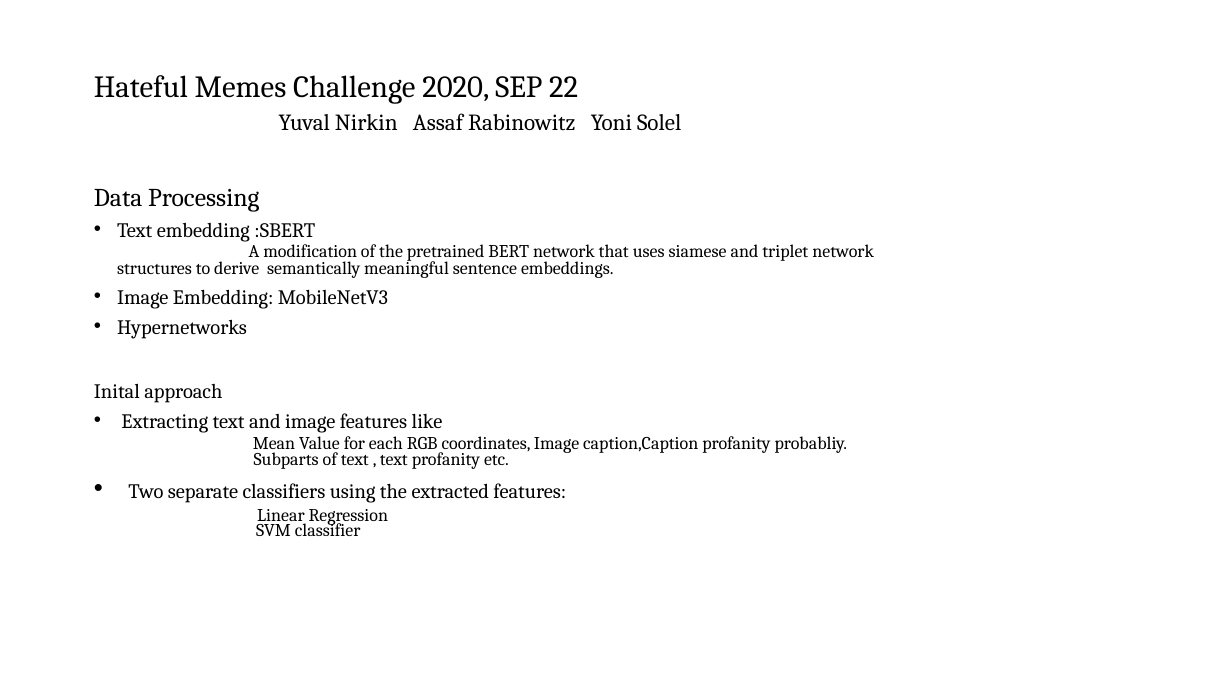
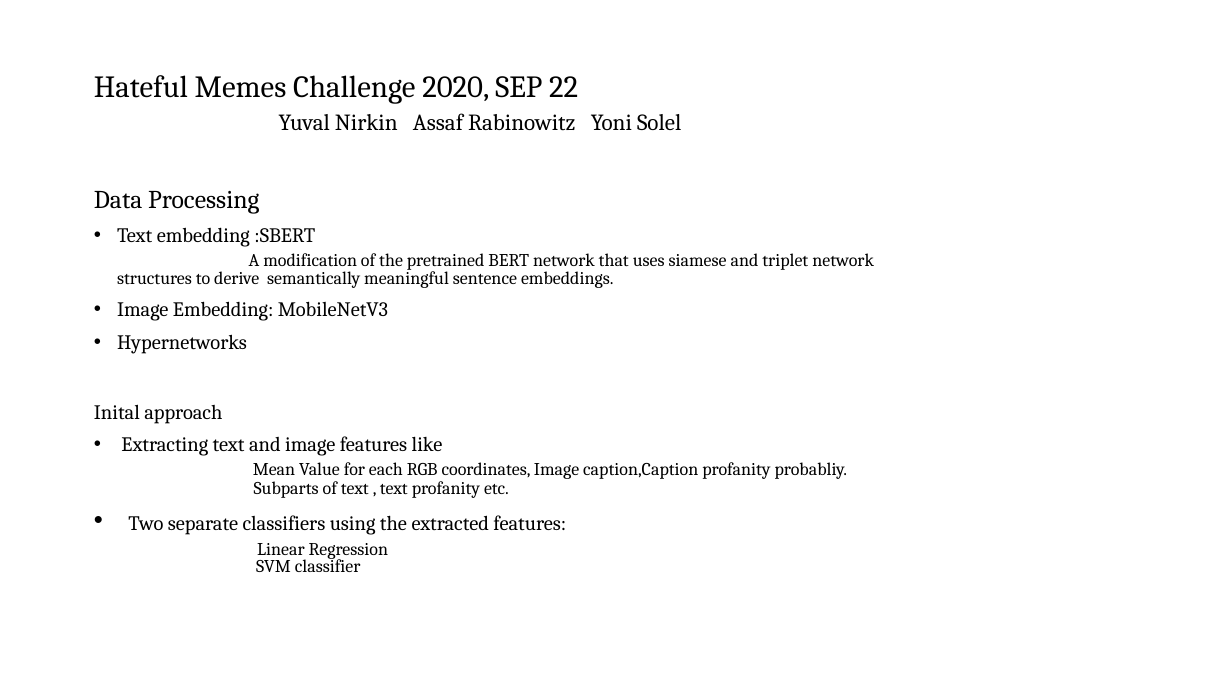
Before and after one commit to VarunBohara/Mini-Project-Documents, a slide deck: slide 15 of Literature Survey.pptx. Drawn at 1232x693 pixels with LibreOffice and Linux fonts; fonts in the diff are those of the drawing. Boxes give left, top, right and bottom in pixels: in the first picture for what was removed or moved away, otherwise in the second. Text is boxed around its words. In the diff, an @@ line names an element or a change of style, - is before the commit and + after.

```diff
--- a/Literature Survey.pptx
+++ b/Literature Survey.pptx
@@ text "Data Processing" at (94, 191, 874, 572): line spacing 0.7 to 0.8 @@
```
Also in this commit, not shown: 7 other slides changed.
